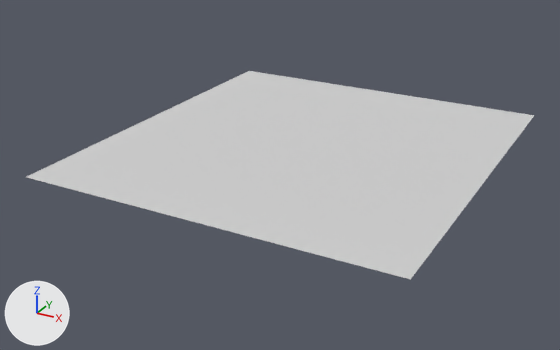
An edit to the OBJ model assets/Models/floor.obj, drawn before and after from the same camera.
Both versions are drawn from a camera (50 mm lens) standing at (23.1, -45.8, 20.0) and looking at (-1.2, -1.7, -2.1). Lighting does not change. The marker at lower left points along +X, +Y and +Z. Where no turn or scale is listed for an object, it has been applied to the vertices.
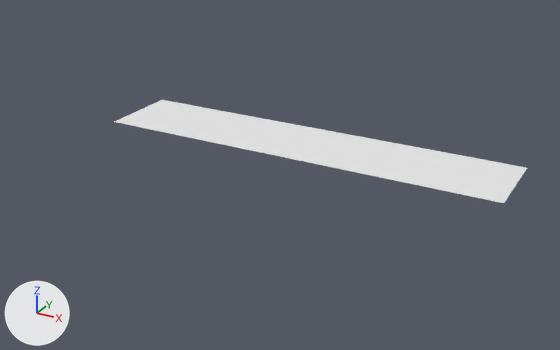
Location of each change, (x1, y1, x2, y2) in pixels of the pictures (560 x 350 px):
'Plane', recoloured, mesh rescaled (grey to white, 19% narrower, 50% shorter)
    before: (27, 71, 534, 280)
    after: (114, 100, 527, 203)

Edits to the bpy script that builds the scene:
```text
Change mat_none:
    mat_none.base_color: (0.64, 0.64, 0.64) -> (0.8, 0.8, 0.8)  # light grey #d1d1d1 -> white #e7e7e7
Change me_plane:
    where me_plane.from_pydata(...)  # 440 vertices, 399 faces; spans x -12.9..12.9, y -13.9..13.8, z 0.0
    used by ob_plane; location = (0.0, 0.0, 0.0)
    me_plane part 1: the whole mesh is scaled about its middle by (1.14, 0.221, 0.626)
```
